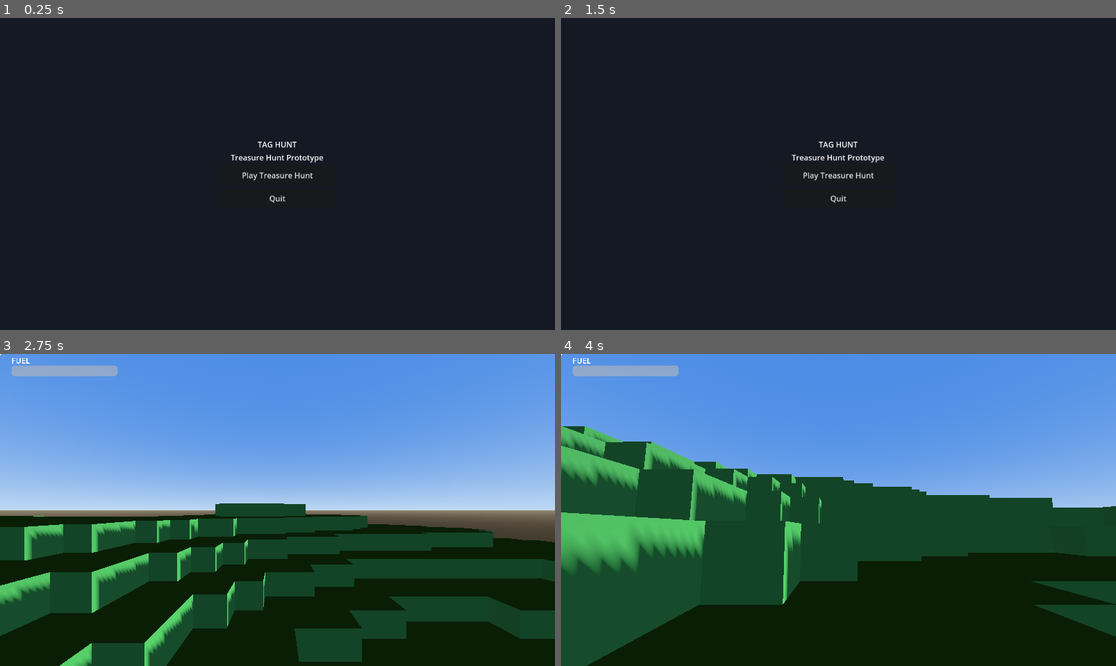
Above: before the commit, frames 1-4 (two rows, left to right).
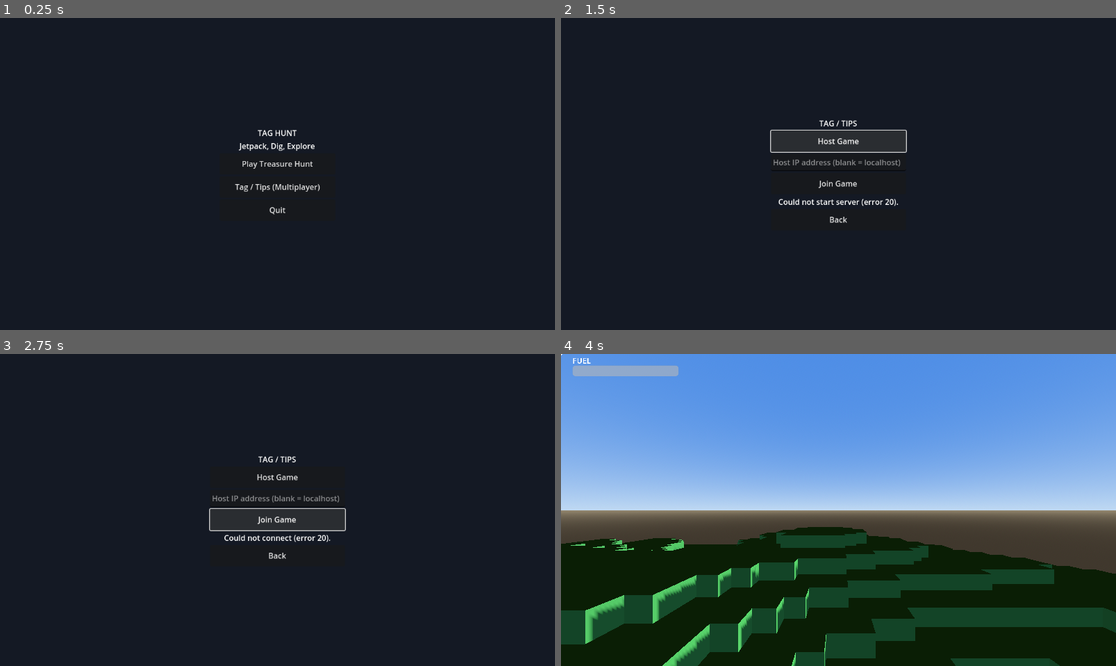
Above: after the commit, the same moments.

Repository: shilk3/Tag-Hunt
Game: Godot game, scene res://scenes/main_menu.tscn
Two runs of this game, one before a commit and one after it. Both use one fixed random seed, a clock stepped at 60 frames per second and the inputs below.
Inputs (mouse positions are in pixels of both pictures, inside the frame that each line leads up to):
- Up to frame 1 (0.25 s): no input
- Up to frame 2 (1.5 s): click (838, 186) at 0.5 s, where only the run after the commit has a clickable "Tag / Tips (Multiplayer)"; click (838, 142) at 1.25 s, where only the run after the commit has a clickable "Host Game"
- Up to frame 3 (2.75 s): click (277, 519) at 2 s, where only the run after the commit has a clickable "Join Game"
- Up to frame 4 (4 s): click (838, 556) at 2.75 s, where only the run after the commit has a clickable "Back"; click (838, 500) at 3.5 s, where only the run after the commit has a clickable "Play Treasure Hunt"

The runs differ from the first frame. In frame 1, 0.9% of the frame differs, in the area x 41-59%, y 35-64%; in frame 2, 1.3%; in frame 3, 98%, in the area x 0-100%, y 0-100%; in frame 4, 42%.

Commit message:
Add multiplayer Tag/Tips mode
Players host or join over LAN/localhost via ENet. Terrain generates
identically on every peer from a fixed shared seed (no map transfer
needed); digging by any player relays through the host to stay in sync.
One player starts "it" (shown in red); touching another player transfers
"it" status with a cooldown to prevent instant tag-back. Radar HUD now
reused between modes (extracted to radar_display.gd) to show other
players' direction/distance/elevation instead of treasures.

Refactored player.gd to emit a dig_requested signal instead of calling
VoxelWorld directly, so both single-player and networked dig relay can
share the same controller, and added multiplayer-authority guards plus a
MultiplayerSynchronizer helper for networked play. Added a visible player
body (previously invisible, fine for single-player but needed to see
opponents in tag mode).

Verified with two real headless Godot processes connecting over ENet:
confirmed matching terrain across peers, bidirectional dig replication,
and correct tag hand-off, catching and fixing two real replication bugs
along the way (independently-spawned player/synchronizer nodes need
deterministic matching names across peers for Godot's replication to
address them correctly).

Diff:
--- a/project.godot
+++ b/project.godot
@@ -17,6 +17,7 @@
 [autoload]
 
 InputSetup="*res://scripts/input_setup.gd"
+NetworkManager="*res://scripts/network_manager.gd"
 
 [rendering]
 
--- a/scenes/main_menu.tscn
+++ b/scenes/main_menu.tscn
@@ -24,13 +24,17 @@
 horizontal_alignment = 1
 
 [node name="Subtitle" type="Label" parent="CenterContainer/VBoxContainer"]
-text = "Treasure Hunt Prototype"
+text = "Jetpack, Dig, Explore"
 horizontal_alignment = 1
 
 [node name="PlayButton" type="Button" parent="CenterContainer/VBoxContainer"]
 custom_minimum_size = Vector2(240, 44)
 text = "Play Treasure Hunt"
 
+[node name="TagButton" type="Button" parent="CenterContainer/VBoxContainer"]
+custom_minimum_size = Vector2(240, 44)
+text = "Tag / Tips (Multiplayer)"
+
 [node name="QuitButton" type="Button" parent="CenterContainer/VBoxContainer"]
 custom_minimum_size = Vector2(240, 44)
 text = "Quit"
--- a/scenes/player.tscn
+++ b/scenes/player.tscn
@@ -1,10 +1,17 @@
-[gd_scene load_steps=3 format=3]
+[gd_scene load_steps=5 format=3]
 
 [ext_resource type="Script" path="res://scripts/player.gd" id="1"]
 
 [sub_resource type="CapsuleShape3D" id="1"]
 radius = 0.4
 height = 1.6
+
+[sub_resource type="CapsuleMesh" id="2"]
+radius = 0.4
+height = 1.6
+
+[sub_resource type="StandardMaterial3D" id="3"]
+albedo_color = Color(0.3, 0.55, 0.9, 1)
 
 [node name="Player" type="CharacterBody3D"]
 collision_layer = 2
@@ -14,6 +21,10 @@
 [node name="CollisionShape3D" type="CollisionShape3D" parent="."]
 shape = SubResource("1")
 
+[node name="BodyMesh" type="MeshInstance3D" parent="."]
+mesh = SubResource("2")
+surface_material_override/0 = SubResource("3")
+
 [node name="Camera3D" type="Camera3D" parent="."]
 transform = Transform3D(1, 0, 0, 0, 1, 0, 0, 0, 1, 0, 0.6, 0)
 current = true
--- /dev/null
+++ b/scenes/tag_arena.tscn
@@ -0,0 +1,41 @@
+[gd_scene load_steps=6 format=3]
+
+[ext_resource type="Script" path="res://scripts/tag_arena.gd" id="1"]
+[ext_resource type="Script" path="res://scripts/voxel_world.gd" id="2"]
+[ext_resource type="Script" path="res://scripts/tag_hud.gd" id="3"]
+
+[sub_resource type="ProceduralSkyMaterial" id="1"]
+sky_top_color = Color(0.3, 0.55, 0.9, 1)
+sky_horizon_color = Color(0.75, 0.85, 0.95, 1)
+ground_bottom_color = Color(0.25, 0.22, 0.18, 1)
+ground_horizon_color = Color(0.6, 0.55, 0.45, 1)
+
+[sub_resource type="Sky" id="2"]
+sky_material = SubResource("1")
+
+[sub_resource type="Environment" id="3"]
+background_mode = 2
+sky = SubResource("2")
+ambient_light_source = 3
+ambient_light_color = Color(1, 1, 1, 1)
+ambient_light_energy = 1.2
+
+[node name="TagArena" type="Node3D"]
+script = ExtResource("1")
+
+[node name="WorldEnvironment" type="WorldEnvironment" parent="."]
+environment = SubResource("3")
+
+[node name="Sun" type="DirectionalLight3D" parent="."]
+rotation_degrees = Vector3(-55, -35, 0)
+shadow_enabled = true
+
+[node name="VoxelWorld" type="Node3D" parent="."]
+script = ExtResource("2")
+
+[node name="Players" type="Node3D" parent="."]
+
+[node name="HUD" type="CanvasLayer" parent="."]
+
+[node name="HUDControl" type="Control" parent="HUD"]
+script = ExtResource("3")
--- /dev/null
+++ b/scenes/tag_menu.tscn
@@ -0,0 +1,44 @@
+[gd_scene load_steps=2 format=3]
+
+[ext_resource type="Script" path="res://scripts/tag_menu.gd" id="1"]
+
+[node name="TagMenu" type="Control"]
+anchor_right = 1.0
+anchor_bottom = 1.0
+script = ExtResource("1")
+
+[node name="Background" type="ColorRect" parent="."]
+anchor_right = 1.0
+anchor_bottom = 1.0
+color = Color(0.08, 0.1, 0.14, 1)
+
+[node name="CenterContainer" type="CenterContainer" parent="."]
+anchor_right = 1.0
+anchor_bottom = 1.0
+
+[node name="VBoxContainer" type="VBoxContainer" parent="CenterContainer"]
+alignment = 1
+
+[node name="Title" type="Label" parent="CenterContainer/VBoxContainer"]
+text = "TAG / TIPS"
+horizontal_alignment = 1
+
+[node name="HostButton" type="Button" parent="CenterContainer/VBoxContainer"]
+custom_minimum_size = Vector2(280, 44)
+text = "Host Game"
+
+[node name="IPField" type="LineEdit" parent="CenterContainer/VBoxContainer"]
+custom_minimum_size = Vector2(280, 36)
+placeholder_text = "Host IP address (blank = localhost)"
+
+[node name="JoinButton" type="Button" parent="CenterContainer/VBoxContainer"]
+custom_minimum_size = Vector2(280, 44)
+text = "Join Game"
+
+[node name="StatusLabel" type="Label" parent="CenterContainer/VBoxContainer"]
+horizontal_alignment = 1
+autowrap_mode = 2
+
+[node name="BackButton" type="Button" parent="CenterContainer/VBoxContainer"]
+custom_minimum_size = Vector2(280, 44)
+text = "Back"
--- a/scripts/hud.gd
+++ b/scripts/hud.gd
@@ -1,7 +1,7 @@
 extends Control
 
 const RADAR_SIZE := 180.0
-const RADAR_RANGE := 45.0
+const RadarDisplayScript := preload("res://scripts/radar_display.gd")
 
 var player: CharacterBody3D
 var treasure_manager: Node
@@ -51,11 +51,10 @@
 	win_label.visible = false
 	add_child(win_label)
 
-	radar = Control.new()
+	radar = RadarDisplayScript.new()
 	radar.size = Vector2(RADAR_SIZE, RADAR_SIZE)
 	radar.set_anchors_preset(Control.PRESET_BOTTOM_RIGHT)
 	radar.position = Vector2(-RADAR_SIZE - 24, -RADAR_SIZE - 24)
-	radar.draw.connect(_draw_radar)
 	add_child(radar)
 
 	queue_redraw()
@@ -65,6 +64,7 @@
 	player = p
 	treasure_manager = tm
 	total_count = tm.treasure_count
+	radar.setup(p)
 	tm.treasure_found.connect(_on_treasure_found)
 	p.fuel_changed.connect(_on_fuel_changed)
 	_on_fuel_changed(p.fuel, p.max_fuel)
@@ -76,8 +76,23 @@
 
 
 func _process(_delta: float) -> void:
-	if radar:
-		radar.queue_redraw()
+	if not treasure_manager:
+		return
+	var blips: Array = []
+	for t in treasure_manager.treasures:
+		if not is_instance_valid(t):
+			continue
+		var rel: Vector3 = t.global_transform.origin - player.global_transform.origin
+		var col: Color
+		if rel.y > 3.0:
+			col = Color(0.4, 0.7, 1.0)
+		elif rel.y < -3.0:
+			col = Color(1.0, 0.55, 0.3)
+		else:
+			col = Color(1.0, 0.85, 0.2)
+		blips.append({"pos": t.global_transform.origin, "color": col})
+	radar.set_blips(blips)
+	radar.queue_redraw()
 
 
 func _on_fuel_changed(current: float, max_value: float) -> void:
@@ -93,40 +108,3 @@
 func _draw_crosshair() -> void:
 	var center := size / 2.0
 	draw_circle(center, 3.0, Color(1, 1, 1, 0.85))
-
-
-func _draw_radar() -> void:
-	var c := RADAR_SIZE / 2.0
-	radar.draw_circle(Vector2(c, c), c, Color(0, 0, 0, 0.45))
-	radar.draw_arc(Vector2(c, c), c - 1.0, 0, TAU, 32, Color(0.6, 0.9, 0.6, 0.6), 2.0)
-	if not player or not treasure_manager:
-		return
-
-	var yaw := player.rotation.y
-	var cos_y := cos(yaw)
-	var sin_y := sin(yaw)
-	var usable_radius := c - 10.0
-
-	for t in treasure_manager.treasures:
-		if not is_instance_valid(t):
-			continue
-		var rel: Vector3 = t.global_transform.origin - player.global_transform.origin
-		var dist := Vector2(rel.x, rel.z).length()
-		if dist < 0.05:
-			continue
-		var local_x := rel.x * cos_y - rel.z * sin_y
-		var local_z := rel.x * sin_y + rel.z * cos_y
-		var dir_local := Vector2(local_x, local_z) / dist
-		var ratio := minf(dist / RADAR_RANGE, 1.0)
-		var point := Vector2(c, c) + dir_local * ratio * usable_radius
-
-		var col: Color
-		if rel.y > 3.0:
-			col = Color(0.4, 0.7, 1.0)
-		elif rel.y < -3.0:
-			col = Color(1.0, 0.55, 0.3)
-		else:
-			col = Color(1.0, 0.85, 0.2)
-		radar.draw_circle(point, 5.0, col)
-
-	radar.draw_circle(Vector2(c, c), 4.0, Color(1, 1, 1))
--- a/scripts/main_menu.gd
+++ b/scripts/main_menu.gd
@@ -3,6 +3,7 @@
 
 func _ready() -> void:
 	$CenterContainer/VBoxContainer/PlayButton.pressed.connect(_on_play_pressed)
+	$CenterContainer/VBoxContainer/TagButton.pressed.connect(_on_tag_pressed)
 	$CenterContainer/VBoxContainer/QuitButton.pressed.connect(_on_quit_pressed)
 
 
@@ -10,5 +11,9 @@
 	get_tree().change_scene_to_file("res://scenes/treasure_hunt.tscn")
 
 
+func _on_tag_pressed() -> void:
+	get_tree().change_scene_to_file("res://scenes/tag_menu.tscn")
+
+
 func _on_quit_pressed() -> void:
 	get_tree().quit()
--- /dev/null
+++ b/scripts/network_manager.gd
@@ -0,0 +1,85 @@
+extends Node
+
+signal player_list_changed
+signal connected
+signal connection_failed
+signal server_disconnected
+
+const PORT := 8910
+const MAX_PLAYERS := 8
+
+var players: Dictionary = {}
+
+
+func host_game() -> String:
+	var peer := ENetMultiplayerPeer.new()
+	var err := peer.create_server(PORT, MAX_PLAYERS)
+	if err != OK:
+		return "Could not start server (error %d)." % err
+	multiplayer.multiplayer_peer = peer
+	_connect_signals()
+	players[multiplayer.get_unique_id()] = true
+	player_list_changed.emit()
+	return ""
+
+
+func join_game(address: String) -> String:
+	var peer := ENetMultiplayerPeer.new()
+	var host := address if address != "" else "127.0.0.1"
+	var err := peer.create_client(host, PORT)
+	if err != OK:
+		return "Could not connect (error %d)." % err
+	multiplayer.multiplayer_peer = peer
+	_connect_signals()
+	return ""
+
+
+func leave_game() -> void:
+	if multiplayer.multiplayer_peer != null:
+		multiplayer.multiplayer_peer.close()
+	multiplayer.multiplayer_peer = null
+	players.clear()
+
+
+func is_host() -> bool:
+	return multiplayer.multiplayer_peer != null and multiplayer.is_server()
+
+
+func _connect_signals() -> void:
+	if not multiplayer.peer_connected.is_connected(_on_peer_connected):
+		multiplayer.peer_connected.connect(_on_peer_connected)
+	if not multiplayer.peer_disconnected.is_connected(_on_peer_disconnected):
+		multiplayer.peer_disconnected.connect(_on_peer_disconnected)
+	if not multiplayer.connected_to_server.is_connected(_on_connected_to_server):
+		multiplayer.connected_to_server.connect(_on_connected_to_server)
+	if not multiplayer.connection_failed.is_connected(_on_connection_failed):
+		multiplayer.connection_failed.connect(_on_connection_failed)
+	if not multiplayer.server_disconnected.is_connected(_on_server_disconnected):
+		multiplayer.server_disconnected.connect(_on_server_disconnected)
+
+
+func _on_peer_connected(id: int) -> void:
+	players[id] = true
+	player_list_changed.emit()
+
+
+func _on_peer_disconnected(id: int) -> void:
+	players.erase(id)
+	player_list_changed.emit()
+
+
+func _on_connected_to_server() -> void:
+	players[multiplayer.get_unique_id()] = true
+	player_list_changed.emit()
+	connected.emit()
+
+
+func _on_connection_failed() -> void:
+	multiplayer.multiplayer_peer = null
+	connection_failed.emit()
+
+
+func _on_server_disconnected() -> void:
+	players.clear()
+	multiplayer.multiplayer_peer = null
+	server_disconnected.emit()
--- a/scripts/player.gd
+++ b/scripts/player.gd
@@ -1,6 +1,7 @@
 extends CharacterBody3D
 
 signal fuel_changed(current: float, max_value: float)
+signal dig_requested(position: Vector3, radius: float)
 
 @export var move_speed := 9.0
 @export var move_accel := 12.0
@@ -16,23 +17,55 @@
 @export var dig_cooldown := 0.12
 
 @onready var camera: Camera3D = $Camera3D
+@onready var body_mesh: MeshInstance3D = $BodyMesh
+
+const NORMAL_COLOR := Color(0.3, 0.55, 0.9)
+const TAGGED_COLOR := Color(0.9, 0.2, 0.2)
 
 var fuel: float
 var yaw := 0.0
 var pitch := 0.0
 var dig_timer := 0.0
-var voxel_world: Node = null
+var _body_material: StandardMaterial3D
 
 
 func _ready() -> void:
 	add_to_group("player")
 	fuel = max_fuel
-	Input.mouse_mode = Input.MOUSE_MODE_CAPTURED
-	voxel_world = get_tree().get_first_node_in_group("voxel_world")
 	yaw = rotation.y
+	camera.current = is_multiplayer_authority()
+	body_mesh.visible = not is_multiplayer_authority()
+	_body_material = body_mesh.get_surface_override_material(0)
+	if is_multiplayer_authority():
+		Input.mouse_mode = Input.MOUSE_MODE_CAPTURED
+
+
+func setup_networked(peer_id: int) -> void:
+	set_multiplayer_authority(peer_id, true)
+	var sync := MultiplayerSynchronizer.new()
+	sync.name = "Sync"
+	var config := SceneReplicationConfig.new()
+	config.add_property(NodePath(":position"))
+	config.add_property(NodePath(":rotation"))
+	sync.replication_config = config
+	sync.root_path = NodePath("..")
+	add_child(sync)
+	set_multiplayer_authority(peer_id, true)
+
+
+func set_is_it(is_it: bool) -> void:
+	_body_material.albedo_color = TAGGED_COLOR if is_it else NORMAL_COLOR
+	if is_it:
+		_body_material.emission_enabled = true
+		_body_material.emission = TAGGED_COLOR
+		_body_material.emission_energy_multiplier = 0.6
+	else:
+		_body_material.emission_enabled = false
 
 
 func _unhandled_input(event: InputEvent) -> void:
+	if not is_multiplayer_authority():
+		return
 	if event is InputEventMouseMotion and Input.mouse_mode == Input.MOUSE_MODE_CAPTURED:
 		yaw -= event.relative.x * mouse_sensitivity
 		pitch = clamp(pitch - event.relative.y * mouse_sensitivity, -1.4, 1.4)
@@ -43,6 +76,9 @@
 
 
 func _physics_process(delta: float) -> void:
+	if not is_multiplayer_authority():
+		return
+
 	var input_dir := Vector2.ZERO
 	if Input.is_action_pressed("move_forward"):
 		input_dir.y -= 1.0
@@ -88,7 +124,7 @@
 	dig_timer -= delta
 	if not Input.is_action_pressed("dig"):
 		return
-	if dig_timer > 0.0 or voxel_world == null:
+	if dig_timer > 0.0:
 		return
 	dig_timer = dig_cooldown
 
@@ -100,4 +136,4 @@
 	var result := space_state.intersect_ray(query)
 	if result:
 		var dig_point: Vector3 = result.position + dir * 0.15
-		voxel_world.dig_sphere(dig_point, dig_radius)
+		dig_requested.emit(dig_point, dig_radius)
--- /dev/null
+++ b/scripts/radar_display.gd
@@ -0,0 +1,48 @@
+extends Control
+
+# Player-relative radar: forward is always "up". Blips are supplied each
+# frame via set_blips() as an Array of {"pos": Vector3, "color": Color}.
+
+const RADAR_RANGE := 45.0
+
+var blips: Array = []
+var tracked: Node3D
+
+
+func _ready() -> void:
+	draw.connect(_on_draw)
+
+
+func setup(tracked_node: Node3D) -> void:
+	tracked = tracked_node
+
+
+func set_blips(new_blips: Array) -> void:
+	blips = new_blips
+
+
+func _on_draw() -> void:
+	var c := size.x / 2.0
+	draw_circle(Vector2(c, c), c, Color(0, 0, 0, 0.45))
+	draw_arc(Vector2(c, c), c - 1.0, 0, TAU, 32, Color(0.6, 0.9, 0.6, 0.6), 2.0)
+	if not tracked:
+		return
+
+	var yaw := tracked.rotation.y
+	var cos_y := cos(yaw)
+	var sin_y := sin(yaw)
+	var usable_radius := c - 10.0
+
+	for blip in blips:
+		var rel: Vector3 = blip["pos"] - tracked.global_transform.origin
+		var dist := Vector2(rel.x, rel.z).length()
+		if dist < 0.05:
+			continue
+		var local_x := rel.x * cos_y - rel.z * sin_y
+		var local_z := rel.x * sin_y + rel.z * cos_y
+		var dir_local := Vector2(local_x, local_z) / dist
+		var ratio := minf(dist / RADAR_RANGE, 1.0)
+		var point := Vector2(c, c) + dir_local * ratio * usable_radius
+		draw_circle(point, 5.0, blip["color"])
+
+	draw_circle(Vector2(c, c), 4.0, Color(1, 1, 1))
--- /dev/null
+++ b/scripts/tag_arena.gd
@@ -0,0 +1,135 @@
+extends Node3D
+
+const PLAYER_SCENE := preload("res://scenes/player.tscn")
+const WORLD_SEED := 42
+const TAG_RANGE := 2.5
+const TAG_COOLDOWN := 2.0
+const SPAWN_RADIUS := 6.0
+
+@onready var voxel_world = $VoxelWorld
+@onready var players_root = $Players
+@onready var hud = $HUD/HUDControl
+
+var players: Dictionary = {}
+var local_player: CharacterBody3D
+var it_peer_id := -1
+var tag_cooldown_timer := 0.0
+
+
+func _ready() -> void:
+	voxel_world.world_seed = WORLD_SEED
+	voxel_world.generate()
+
+	multiplayer.peer_connected.connect(_on_peer_connected)
+	multiplayer.peer_disconnected.connect(_on_peer_disconnected)
+
+	var my_id := multiplayer.get_unique_id()
+	_spawn_player(my_id)
+	for id in multiplayer.get_peers():
+		_spawn_player(id)
+
+	if multiplayer.is_server():
+		it_peer_id = my_id
+		_broadcast_it.rpc(it_peer_id)
+
+	hud.setup(self)
+
+
+func _process(delta: float) -> void:
+	if tag_cooldown_timer > 0.0:
+		tag_cooldown_timer -= delta
+	if multiplayer.is_server() and it_peer_id != -1 and tag_cooldown_timer <= 0.0:
+		_check_tags()
+
+
+func _check_tags() -> void:
+	var it_player: Node3D = players.get(it_peer_id)
+	if it_player == null or not is_instance_valid(it_player):
+		return
+	var it_pos: Vector3 = it_player.global_transform.origin
+	for id in players.keys():
+		if id == it_peer_id:
+			continue
+		var p: Node3D = players[id]
+		if not is_instance_valid(p):
+			continue
+		if it_pos.distance_to(p.global_transform.origin) <= TAG_RANGE:
+			it_peer_id = id
+			_broadcast_it.rpc(it_peer_id)
+			return
+
+
+@rpc("authority", "call_local", "reliable")
+func _broadcast_it(new_it: int) -> void:
+	it_peer_id = new_it
+	tag_cooldown_timer = TAG_COOLDOWN
+	for id in players.keys():
+		var p = players[id]
+		if is_instance_valid(p):
+			p.set_is_it(id == it_peer_id)
+	hud.update_it_status(it_peer_id, multiplayer.get_unique_id())
+
+
+func _spawn_player(id: int) -> void:
+	if players.has(id):
+		return
+	var p := PLAYER_SCENE.instantiate()
+	p.name = "Player_%d" % id
+	p.setup_networked(id)
+	players_root.add_child(p)
+	p.global_transform.origin = _spawn_position_for(id)
+	if id == multiplayer.get_unique_id():
+		local_player = p
+		p.dig_requested.connect(_on_local_dig_requested)
+	players[id] = p
+
+
+func _spawn_position_for(id: int) -> Vector3:
+	var center_x: float = voxel_world.width / 2.0
+	var center_z: float = voxel_world.depth / 2.0
+	var surface_y: int = voxel_world.get_surface_height(int(center_x), int(center_z))
+	var angle := float(id) * 2.399963
+	var ox: float = center_x + cos(angle) * SPAWN_RADIUS
+	var oz: float = center_z + sin(angle) * SPAWN_RADIUS
+	return Vector3(ox, surface_y + 8.0, oz)
+
+
+func _on_peer_connected(id: int) -> void:
+	_spawn_player(id)
+	if multiplayer.is_server():
+		_broadcast_it.rpc_id(id, it_peer_id)
+
+
+func _on_peer_disconnected(id: int) -> void:
+	if players.has(id):
+		players[id].queue_free()
+		players.erase(id)
+	if id == it_peer_id and multiplayer.is_server() and players.size() > 0:
+		it_peer_id = players.keys()[0]
+		_broadcast_it.rpc(it_peer_id)
+
+
+func _on_local_dig_requested(pos: Vector3, radius: float) -> void:
+	if multiplayer.is_server():
+		apply_dig.rpc(pos, radius)
+	else:
+		request_dig.rpc_id(1, pos, radius)
+
+
+@rpc("any_peer", "reliable")
+func request_dig(pos: Vector3, radius: float) -> void:
+	if not multiplayer.is_server():
+		return
+	apply_dig.rpc(pos, radius)
+
+
+@rpc("authority", "call_local", "reliable")
+func apply_dig(pos: Vector3, radius: float) -> void:
+	voxel_world.dig_sphere(pos, radius)
+
+
+func _unhandled_input(event: InputEvent) -> void:
+	if event.is_action_pressed("ui_cancel"):
+		Input.mouse_mode = Input.MOUSE_MODE_VISIBLE
+		NetworkManager.leave_game()
+		get_tree().change_scene_to_file("res://scenes/main_menu.tscn")
--- /dev/null
+++ b/scripts/tag_hud.gd
@@ -0,0 +1,66 @@
+extends Control
+
+const RADAR_SIZE := 180.0
+const RadarDisplayScript := preload("res://scripts/radar_display.gd")
+
+var arena: Node3D
+var status_label: Label
+var radar: Control
+
+
+func _ready() -> void:
+	set_anchors_preset(Control.PRESET_FULL_RECT)
+	mouse_filter = Control.MOUSE_FILTER_IGNORE
+	draw.connect(_draw_crosshair)
+
+	status_label = Label.new()
+	status_label.add_theme_font_size_override("font_size", 28)
+	status_label.set_anchors_preset(Control.PRESET_TOP_WIDE)
+	status_label.position = Vector2(0, 16)
+	status_label.size = Vector2(0, 40)
+	status_label.horizontal_alignment = HORIZONTAL_ALIGNMENT_CENTER
+	add_child(status_label)
+
+	radar = RadarDisplayScript.new()
+	radar.size = Vector2(RADAR_SIZE, RADAR_SIZE)
+	radar.set_anchors_preset(Control.PRESET_BOTTOM_RIGHT)
+	radar.position = Vector2(-RADAR_SIZE - 24, -RADAR_SIZE - 24)
+	add_child(radar)
+
+	queue_redraw()
+
+
+func setup(a: Node3D) -> void:
+	arena = a
+	radar.setup(a.local_player)
+
+
+func update_it_status(it_peer_id: int, my_id: int) -> void:
+	if it_peer_id == my_id:
+		status_label.text = "YOU ARE IT!"
+		status_label.add_theme_color_override("font_color", Color(1, 0.3, 0.3))
+	else:
+		status_label.text = "Player %d is it" % it_peer_id
+		status_label.add_theme_color_override("font_color", Color(1, 1, 1))
+
+
+func _process(_delta: float) -> void:
+	if not arena or not arena.local_player:
+		return
+	var blips: Array = []
+	var my_id := multiplayer.get_unique_id()
+	for id in arena.players.keys():
+		if id == my_id:
+			continue
+		var p = arena.players[id]
+		if not is_instance_valid(p):
+			continue
+		var col := Color(0.9, 0.2, 0.2) if id == arena.it_peer_id else Color(0.3, 0.7, 1.0)
+		blips.append({"pos": p.global_transform.origin, "color": col})
+	radar.set_blips(blips)
+	radar.queue_redraw()
+
+
+func _draw_crosshair() -> void:
+	var center := size / 2.0
+	draw_circle(center, 3.0, Color(1, 1, 1, 0.85))
--- /dev/null
+++ b/scripts/tag_menu.gd
@@ -0,0 +1,37 @@
+extends Control
+
+@onready var status_label: Label = $CenterContainer/VBoxContainer/StatusLabel
+@onready var ip_field: LineEdit = $CenterContainer/VBoxContainer/IPField
+
+
+func _ready() -> void:
+	$CenterContainer/VBoxContainer/HostButton.pressed.connect(_on_host_pressed)
+	$CenterContainer/VBoxContainer/JoinButton.pressed.connect(_on_join_pressed)
+	$CenterContainer/VBoxContainer/BackButton.pressed.connect(_on_back_pressed)
+	NetworkManager.connection_failed.connect(_on_connection_failed)
+
+
+func _on_host_pressed() -> void:
+	var err := NetworkManager.host_game()
+	if err != "":
+		status_label.text = err
+		return
+	get_tree().change_scene_to_file("res://scenes/tag_arena.tscn")
+
+
+func _on_join_pressed() -> void:
+	status_label.text = "Connecting..."
+	var err := NetworkManager.join_game(ip_field.text.strip_edges())
+	if err != "":
+		status_label.text = err
+		return
+	await NetworkManager.connected
+	get_tree().change_scene_to_file("res://scenes/tag_arena.tscn")
+
+
+func _on_connection_failed() -> void:
+	status_label.text = "Connection failed. Check the IP address and try again."
+
+
+func _on_back_pressed() -> void:
+	get_tree().change_scene_to_file("res://scenes/main_menu.tscn")
--- a/scripts/treasure_hunt.gd
+++ b/scripts/treasure_hunt.gd
@@ -20,6 +20,7 @@
 	player = PLAYER_SCENE.instantiate()
 	add_child(player)
 	player.global_transform.origin = Vector3(sx + 0.5, surface_y + 8.0, sz + 0.5)
+	player.dig_requested.connect(voxel_world.dig_sphere)
 
 	treasure_manager.treasure_scene = TREASURE_SCENE
 	treasure_manager.setup(voxel_world)
